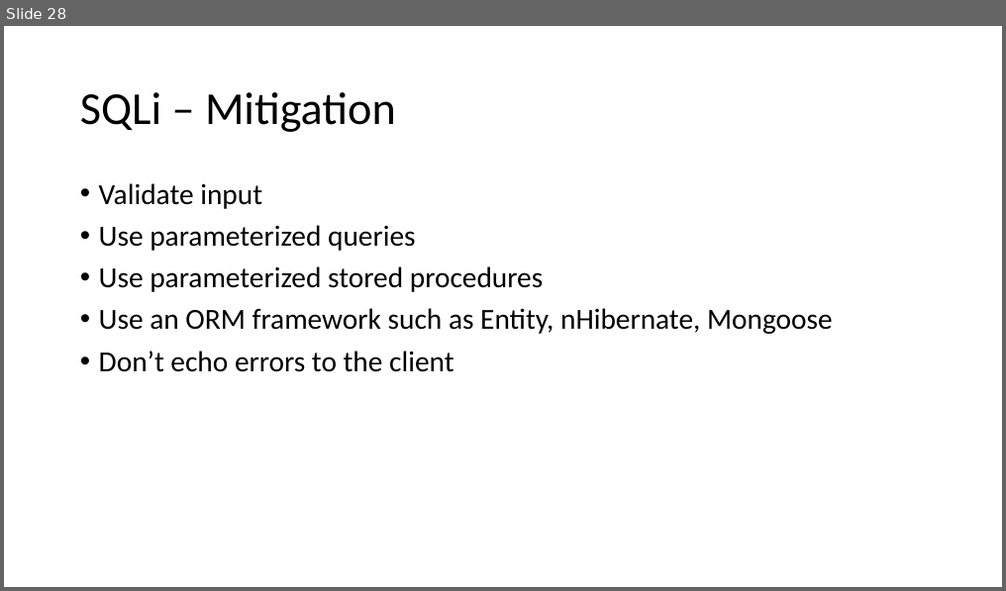
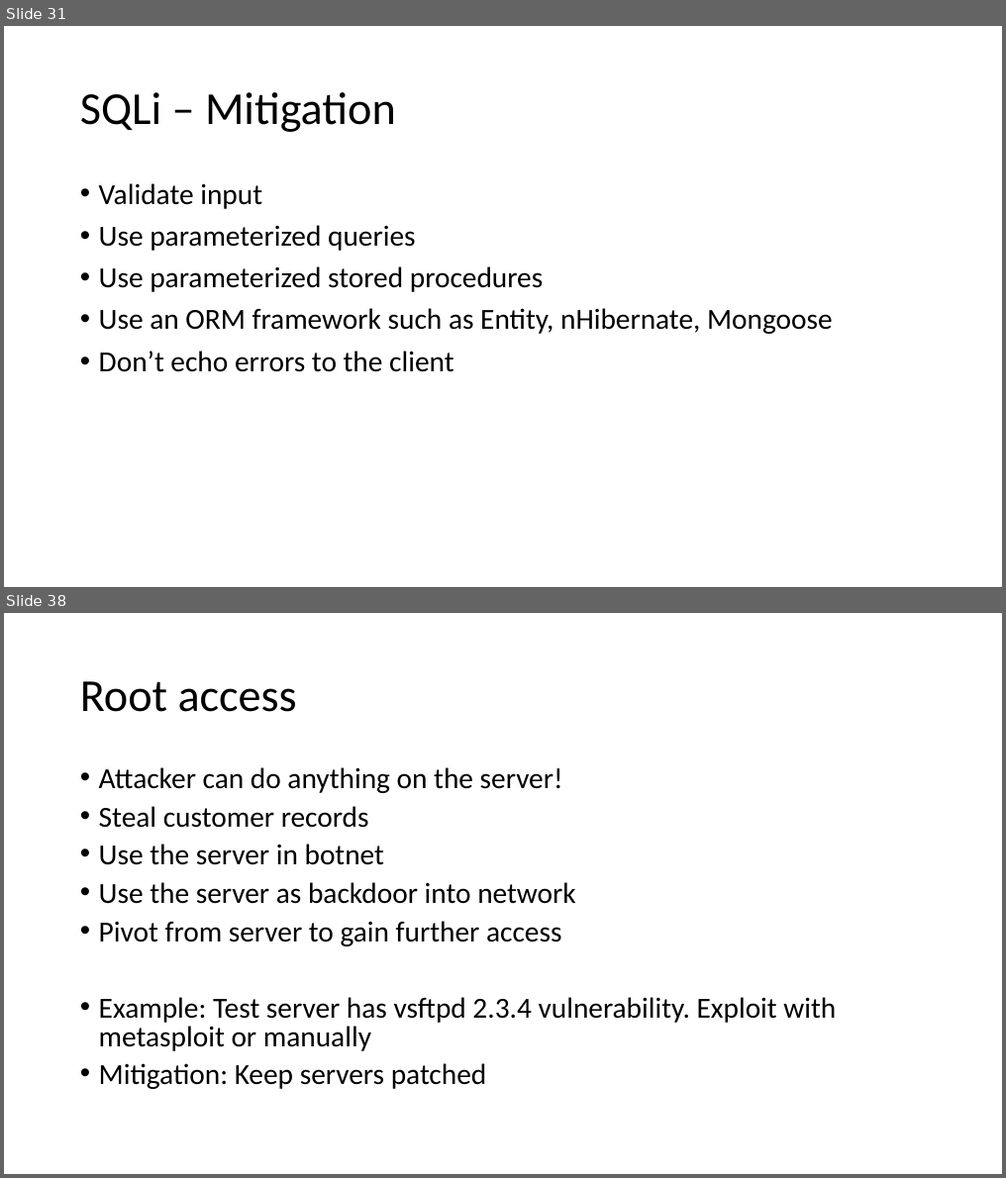
Before and after one commit to koga73/security-test, a slide deck: documents/Ethical_Hacking_101.pptx. Shown one above the other, each under a label of ours: slide 28 before the commit, slides 31 and 38 after it; the slides between them are not shown. The pictures are 1006x591 and 1006x1178 pixels, drawn with LibreOffice and Linux fonts; fonts in the diff are those of the drawing. Boxes give left, top, right and bottom in pixels: in the first picture for what was removed or moved away, otherwise in the second. Text is boxed around its words. In the diff, an @@ line names an element or a change of style, - is before the commit and + after.

```diff
--- a/documents/Ethical_Hacking_101.pptx
+++ b/documents/Ethical_Hacking_101.pptx
@@ slide 38 added at (4,613,1002,1174), background #FFFFFF @@
@@ title added at (80,681,297,712), 44 pt, text #000000 @@
+Root access
@@ text added at (99,767,836,1089), 28 pt, text #000000 @@
+• Attacker can do anything on the server!
+• Steal customer records
+• Use the server in botnet
+• Use the server as backdoor into network
+• Pivot from server to gain further access
+• Example: Test server has vsftpd 2.3.4 vulnerability. Exploit with metasploit or manually
+• Mitigation: Keep servers patched
@@ what was slide 28 is now slide 31 @@
```
Also in this commit, not shown: 4 slides changed, 9 other slides added.
